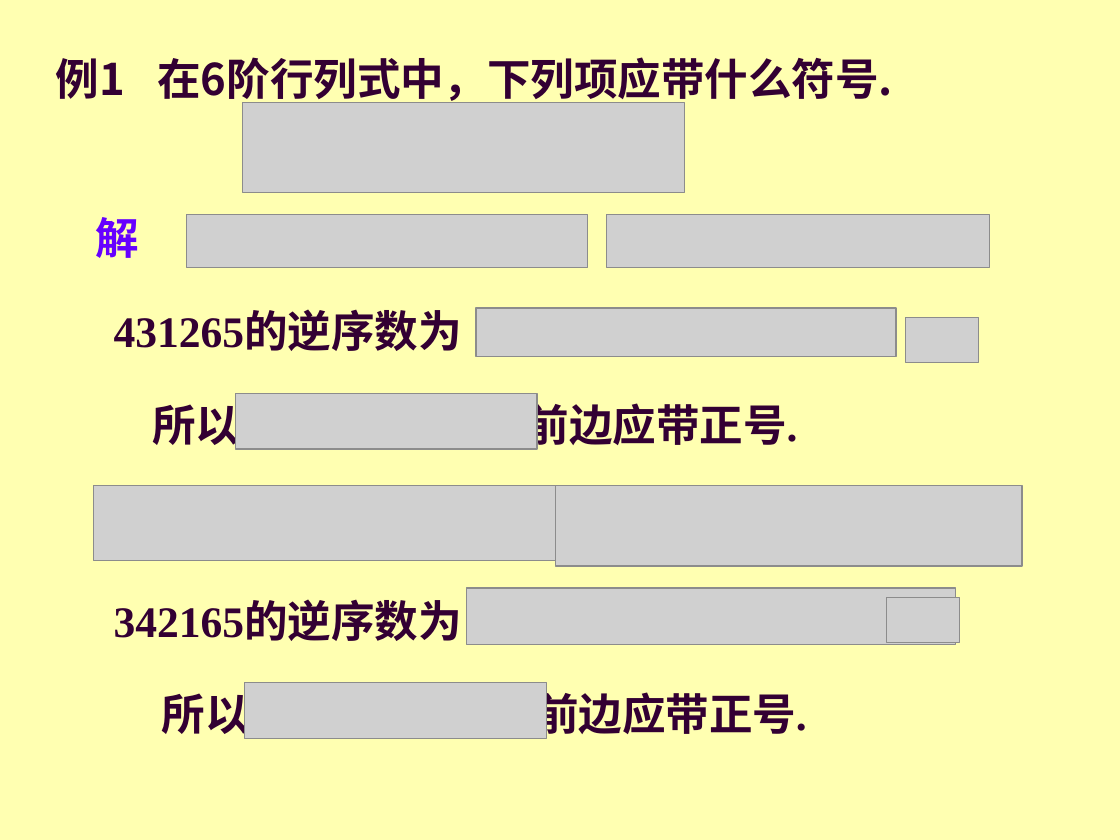
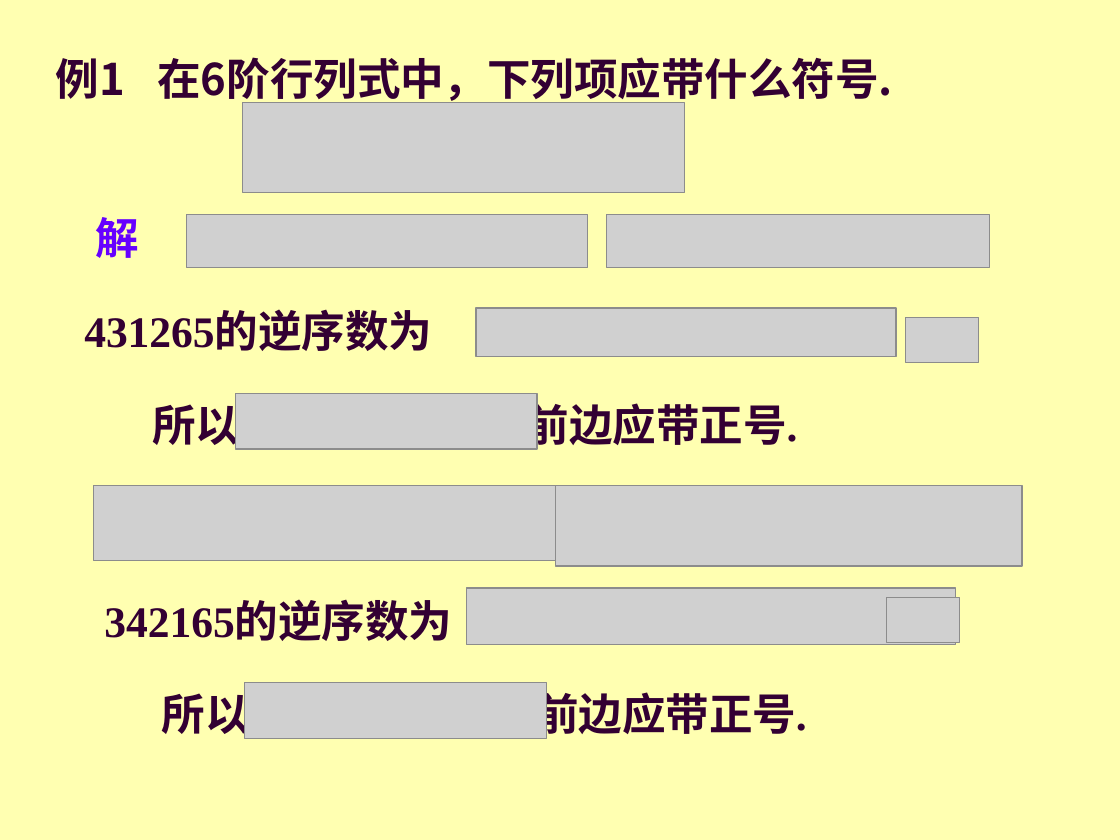
Before and after one commit to zhangbiaomath/zhangbiaomath.github.io, a slide deck: slide 43 of teaching/高等代数/课件/第2章-行列式.ppt (slide 45 before the commit). Drawn at 1120x840 pixels with LibreOffice and Linux fonts; fonts in the diff are those of the drawing; grey boxes stand for pictures. Boxes give left, top, right and bottom in pixels: in the first picture for what was removed or moved away, otherwise in the second. Text is boxed around its words. In the diff, an @@ line names an element or a change of style, - is before the commit and + after.

```diff
--- a/teaching/高等代数/课件/第2章-行列式.ppt
+++ b/teaching/高等代数/课件/第2章-行列式.ppt
@@ text "431265的逆序数为": place and size @@
-text "431265的逆序数为" at box(114, 313, 462, 351)
+text "431265的逆序数为" at box(84, 313, 432, 351)
@@ text "342165的逆序数为": place and size @@
-text "342165的逆序数为" at box(114, 602, 462, 641)
+text "342165的逆序数为" at box(104, 602, 452, 641)
```
Also in this commit, not shown: 14 other slides changed, 5 slides removed.
